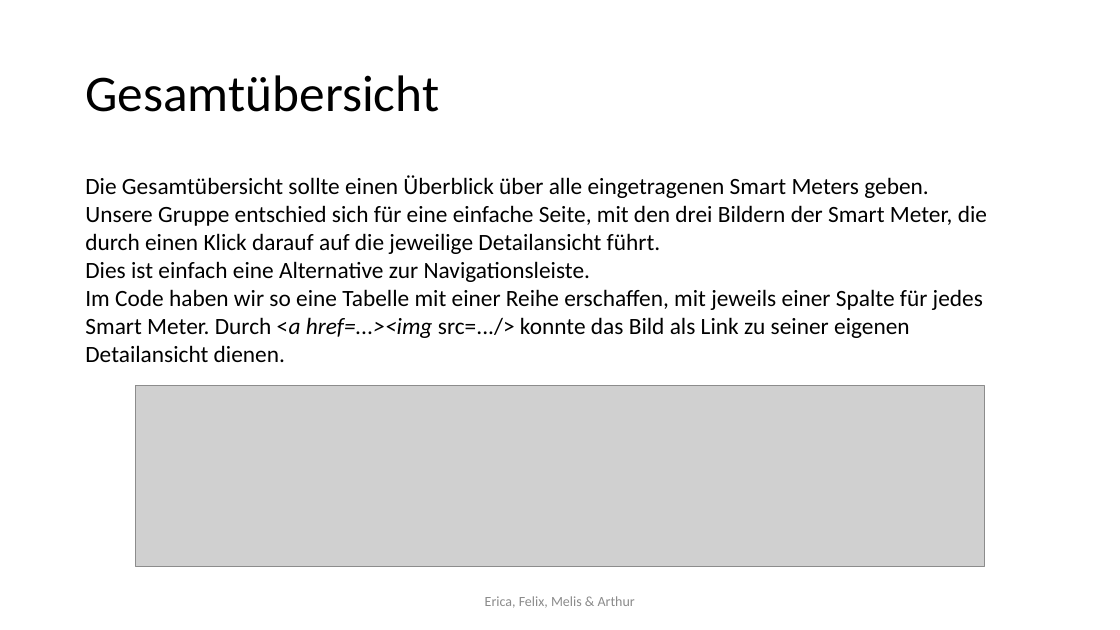
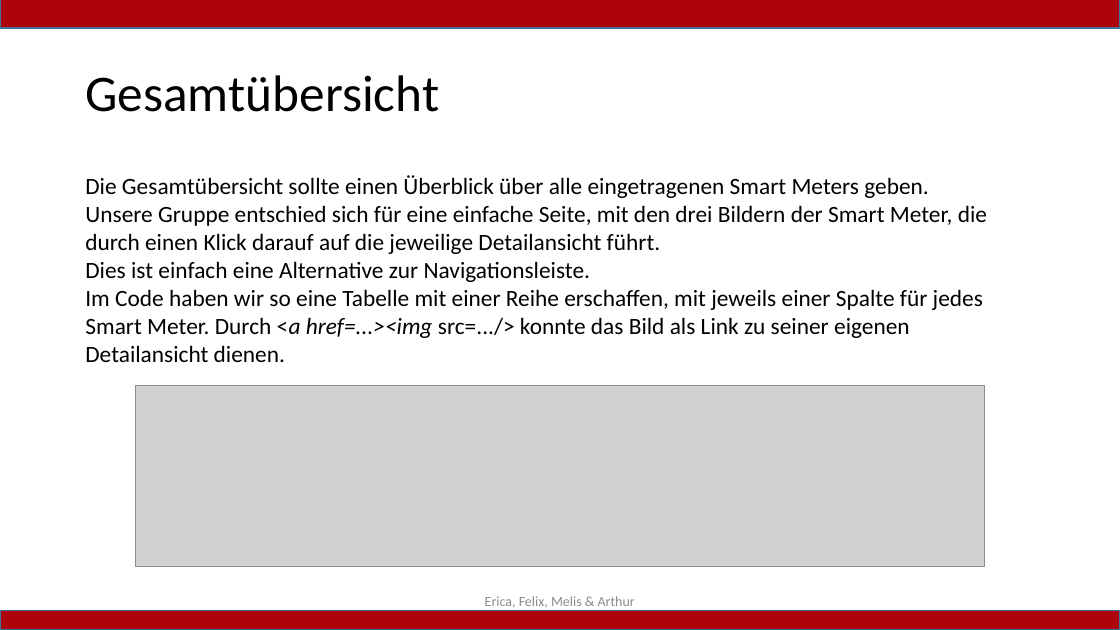
Before and after one commit to ericaivarsson/Smart-Meter-App, a slide deck: slide 3 of Presentation AnwSys HA01.pptx. Drawn at 1120x630 pixels with LibreOffice and Linux fonts; fonts in the diff are those of the drawing; grey boxes stand for pictures. Boxes give left, top, right and bottom in pixels: in the first picture for what was removed or moved away, otherwise in the second. Text is boxed around its words. In the diff, an @@ line names an element or a change of style, - is before the commit and + after.

```diff
--- a/Presentation AnwSys HA01.pptx
+++ b/Presentation AnwSys HA01.pptx
@@ rectangle added at [0, 0, 1120, 28], fill #AD030B, outline #43739E 1 pt @@
@@ rectangle added at [0, 611, 1120, 630], fill #AD030B, outline #43739E 1 pt @@
```
Also in this commit, not shown: 4 other slides changed.
